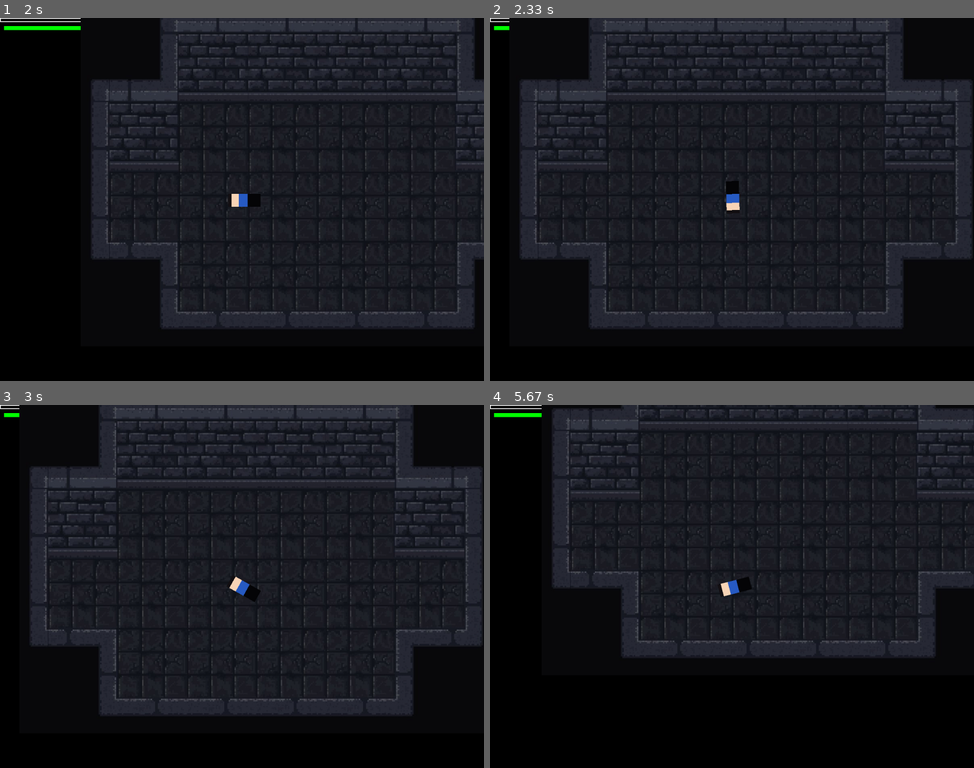
Above: before the commit, frames 1-4 (two rows, left to right).
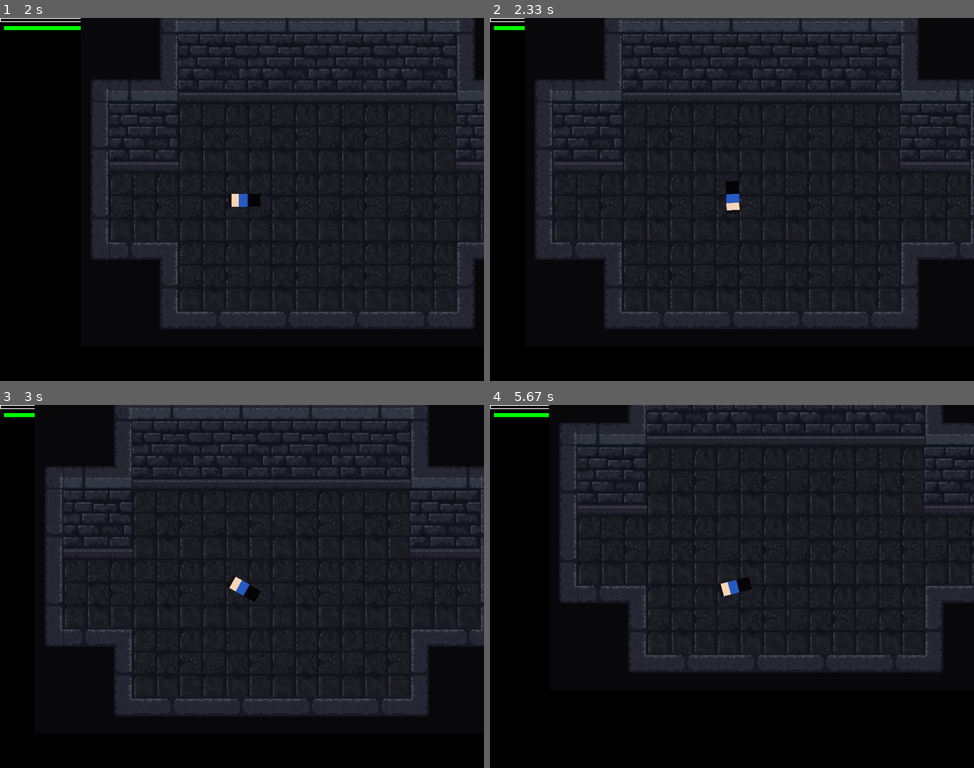
Above: after the commit, the same moments.

Repository: Seo-BJ/PyGame-TermProject
Game: pygame game, started from GameManager.py
Same seed, same stepped clock (60 frames per second), same inputs: the game is played once before the commit and once after it.
Inputs (mouse positions are in pixels of both pictures, inside the frame that each line leads up to):
- Up to frame 1 (2 s): click "Game Start" at 0.38 s; click "Game Start" at 1.72 s
- Up to frame 2 (2.33 s): hold D from 2 s (still down); move the mouse to (615, 203) at 2.03 s
- Up to frame 3 (3 s): release D at 2.47 s; click (91, 669) at 2.55 s; hold A from 2.83 s (still down); click (314, 459) at 2.92 s
- Up to frame 4 (5.67 s): release A at 3.37 s; hold S 3.4-3.7 s; click (790, 619) at 3.48 s; hold A 3.73-4.13 s; click (741, 463) at 3.82 s; hold W 4.17-4.53 s; click (557, 575) at 4.25 s; hold D 4.57-5.2 s; click (736, 622) at 4.65 s; hold S 5.23-5.6 s; click (717, 524) at 5.32 s; hold A from 5.63 s (still down)

Frame 1 is identical in both runs. In frame 2, 7.0% of the frame differs, in the area x 4-100%, y 0-86%; in frame 3, 7.0%; in frame 4, 9.0%, in the area x 10-100%, y 0-74%.

Commit message:
Level Up 이벤트 프로토타입 구현

Diff:
--- a/GameManager.py
+++ b/GameManager.py
@@ -1,7 +1,7 @@
 import pygame
 import random
+import gameSetting
 from pygame.locals import *
-from gameSetting import *
 from player import Player
 from enemy import Enemy
 from projectile import Projectile
@@ -16,7 +16,7 @@
 pygame.init()
 
 # 디스플레이 설정
-screen = pygame.display.set_mode((WIDTH, HEIGHT))
+screen = pygame.display.set_mode((gameSetting.WIDTH, gameSetting.HEIGHT))
 pygame.display.set_caption("Top Down Shooter")
 clock = pygame.time.Clock()
 
@@ -26,7 +26,7 @@
 
 # Player settings
 player_size = 50
-player_pos = [WIDTH // 2, HEIGHT // 2]
+player_pos = [gameSetting.WIDTH // 2, gameSetting.HEIGHT // 2]
 player_speed = 5
 
 # Map settings
@@ -46,7 +46,7 @@
 def reset_game():
     # Reset player state
     player.current_hp = player.max_hp
-    player.pos = pygame.math.Vector2(PLAYER_START)
+    player.pos = pygame.math.Vector2(gameSetting.PLAYER_START)
     player.velocity_x = 0
     player.velocity_y = 0
     player.rect.center = player.pos
@@ -73,8 +73,8 @@
         self.floor_rect = background.get_rect(topleft = (0, 0))
 
     def custom_draw(self):
-        self.offset.x = player.rect.centerx - WIDTH // 2
-        self.offset.y = player.rect.centery - HEIGHT // 2
+        self.offset.x = player.rect.centerx - gameSetting.WIDTH // 2
+        self.offset.y = player.rect.centery - gameSetting.HEIGHT // 2
 
         floor_offset_pos = self.floor_rect.topleft - self.offset
         screen.blit(background, floor_offset_pos)
@@ -104,20 +104,19 @@
 # Reset the spawn timer for enemies
 global last_enemy_spawn_time
 last_enemy_spawn_time = pygame.time.get_ticks()
-directions = SPAWN_DIRECTIONS
+directions = gameSetting.SPAWN_DIRECTIONS
 
 # Game Start before the game loop
 
 
 pause_reason = "ESC KeyDown"
 
-
 menu.start_menu()
 # Game loop
 running = True
 while running:
-    screen.fill(BLACK)
-
+    screen.fill(gameSetting.BLACK)
+    print(gameSetting.PROJECTILE_SCALE)
     # 이벤트 핸들링
     for event in pygame.event.get():
         # Quit PyGame Program
@@ -135,7 +134,7 @@
         game_ui.toggle_pause()
         pause_reason = "Level Up"
 
-    # 일시정지 이벤트 핸들링
+    # 일시정지 이벤트
     if pause_menu.paused:
         if pause_reason ==  "ESC KeyDown":
             pause_menu.update()
@@ -144,9 +143,16 @@
             level_up_ui.update()
             continue
 
+    # 플레이어 Hit 이벤트
+    hits = pygame.sprite.spritecollide(player, enemy_group, False)
+    if hits:
+        player.take_damage(10)  # Example damage value
 
+    # 발사체 Hit 이벤트
+    for projectile in projectile_group:
+        projectile.update()
 
-    # Game Over Event
+    # 게임 오버 이벤트
     if player.current_hp <= 0:
         print("Player health is zero, calling game_over")  # Debugging print
         action = menu.game_over()
@@ -160,17 +166,13 @@
 
     # Enemy Spawn
     current_time = pygame.time.get_ticks()
-    if current_time - last_enemy_spawn_time > ENEMY_SPAWN_INTERVAL:
+    if current_time - last_enemy_spawn_time > gameSetting.ENEMY_SPAWN_INTERVAL:
         last_enemy_spawn_time = current_time
         for direction in directions:
-            spawn_distance = max(WIDTH, HEIGHT) * 1.5
+            spawn_distance = max(gameSetting.WIDTH, gameSetting.HEIGHT) * 1.5
             spawn_position = player.pos + direction * spawn_distance
             enemy = Enemy(spawn_position, enemy_group, all_sprites_group, player)
 
-    # Player Hit Event
-    hits = pygame.sprite.spritecollide(player, enemy_group, False)
-    if hits:
-        player.take_damage(10)  # Example damage value
 
     # UI
     game_ui.draw_allUI(player)
@@ -179,13 +181,11 @@
     camera.custom_draw()
     all_sprites_group.update()
 
-    # Projectile Hit Event
-    for projectile in projectile_group:
-        projectile.update()
+
 
     # Update the display, Cap the frame rate
     pygame.display.update()
-    clock.tick(FPS)
+    clock.tick(gameSetting.FPS)
 
 
 pygame.quit()
--- a/gameSetting.py
+++ b/gameSetting.py
@@ -5,7 +5,7 @@
 GAME_TIME = 10 # 10 minute
 # Player Setting
 PLAYER_START = 400, 500
-PLAYER_SPEED = 8
+PLAYER_SPEED = 6
 PLAYER_MAXHP = 100
 
 PLAYER_INVINCIBLE_DURATION = 2000
@@ -18,14 +18,13 @@
 GUN_OFFXET_Y = 20
 
 
-
-
-
 # Bullet Setting
 SHOOT_COOLDOWN = 30
 PROJECTILE_SCALE = 1.0
 PROJECTILE_SPEED = 30
 PROJECTILE_LIFETIME = 750
+PROJETILE_PENETRATION = 1
+PROJECTILE_DAMAGE = 20
 
 # Enemy Setting
 ENEMY_SPEED = 4
--- a/levelUpUI.py
+++ b/levelUpUI.py
@@ -1,5 +1,6 @@
 import pygame
-import sys
+import gameSetting
+import random
 from pauseMenu import PauseMenu
 
 class LevelUpUI:
@@ -8,8 +9,15 @@
         self.clock = pygame.time.Clock()
         self.font = pygame.font.Font(None, 74)
         self.font_small = pygame.font.Font(None, 50)
-        self.buttons = ["Button 1", "Button 2", "Button 3"]
         self.pause_menu = pause_menu
+        self.while_level_up = True
+        self.power_up_types = [
+            "Projectile_Penetration",
+            "Projectile_Power",
+            "Projectile_RapidFire",
+            "Player_Movement"
+        ]
+        self.isSwoing = False
 
     def draw_button(self, text, center):
         text_render = self.font_small.render(text, True, (255, 255, 255))
@@ -19,19 +27,47 @@
         self.screen.blit(text_render, text_rect)
         return button_rect
 
-    def show_level_up_screen(self):
-        button_rects = []
-        for i, button_text in enumerate(self.buttons):
-            button_rects.append(self.draw_button(button_text, (self.screen.get_width() // 2, 150 + i * 100)))
+    def show_level_up_buttons(self):
+        if not self.isSwoing:
+            self.isSwoing = True
+            buttons = random.sample(self.power_up_types, 3)
+            button_width = 200
+            button_spacing = 100
+            total_width = (button_width * len(buttons)) + (button_spacing * (len(buttons) - 1))
+            start_x = (self.screen.get_width() - total_width) // 2  # Starting X position for the first button
+            button_rects = []
 
-        pygame.display.flip()  # Update the display to show the buttons
+            for i, button_type in enumerate(buttons):
+                button_text = button_type.replace("_", " ")  # Replace underscores with spaces for display
+                button_x = start_x + (i * (button_width + button_spacing))  # X position for this button
+                button_center = (button_x + button_width // 2, self.screen.get_height() // 2)
+                button_rects.append(self.draw_button(button_text, button_center))
 
-        for event in pygame.event.get():
-            if event.type == pygame.MOUSEBUTTONDOWN:
-                for i, rect in enumerate(button_rects):
-                    if rect.collidepoint(event.pos):
-                        print(f"{self.buttons[i]} was clicked")  # Placeholder for button logic
-                        self.pause_menu.toggle_all()
+
+            pygame.display.flip()  # Update the display to show the buttons
+
+            waiting_for_input = True
+            while waiting_for_input:
+                for event in pygame.event.get():
+                    if event.type == pygame.MOUSEBUTTONDOWN:
+                        for i, rect in enumerate(button_rects):
+                            if rect.collidepoint(event.pos):
+                                self.power_up(buttons[i])
+                                waiting_for_input = False
+                                self.pause_menu.toggle_all()
+                                self.isSwoing = False
+                                break  # Break out of the loop once a button is clicked
+
+    def power_up(self, type):
+        if type == "Projectile_Penetration":
+            gameSetting.PROJETILE_PENETRATION += 1
+        elif type == "Projectile_Power":
+            gameSetting.PROJECTILE_DAMAGE += 20
+        elif type == "Projectile_RapidFire":
+            gameSetting.SHOOT_COOLDOWN -= 3
+        #elif type == "Player_Reload":
+        elif type == "Player_Movement":
+            gameSetting.PLAYER_SPEED += 2
 
     def update(self):
-        self.show_level_up_screen()
+        self.show_level_up_buttons()
--- a/projectile.py
+++ b/projectile.py
@@ -1,12 +1,12 @@
 import pygame
 import math
-from gameSetting import *
+import gameSetting
 
 class Projectile(pygame.sprite.Sprite):
     def __init__(self,x, y, angle, enemy_group, knockback_intensity=10):
         super().__init__()
         self.image = pygame.image.load("projectile.png").convert_alpha()
-        self.image = pygame.transform.rotozoom(self.image, 0, PROJECTILE_SCALE)
+        self.image = pygame.transform.rotozoom(self.image, 0, gameSetting.PROJECTILE_SCALE)
         self.rect = self.image.get_rect()
         self.rect.center = (x, y)
 
@@ -15,12 +15,12 @@
         self.angle = angle
 
         # Projectile Stats
-        self.lifetime = PROJECTILE_LIFETIME
+        self.lifetime = gameSetting.PROJECTILE_LIFETIME
         self.spawn_time = pygame.time.get_ticks()
-        self.damage = 10
+        self.damage = gameSetting.PROJECTILE_DAMAGE
         self.penetrate_count = 0  # Number of enemies penetrated
-        self.max_penetrations = 2  # Maximum number of penetrations before disappearing
-        self.speed = PROJECTILE_SPEED
+        self.max_penetrations = gameSetting.PROJETILE_PENETRATION  # Maximum number of penetrations before disappearing
+        self.speed = gameSetting.PROJECTILE_SPEED
         self.knockback_intensity = knockback_intensity
 
         self.x_velocity = math.cos(self.angle * (2*math.pi/360))*self.speed
